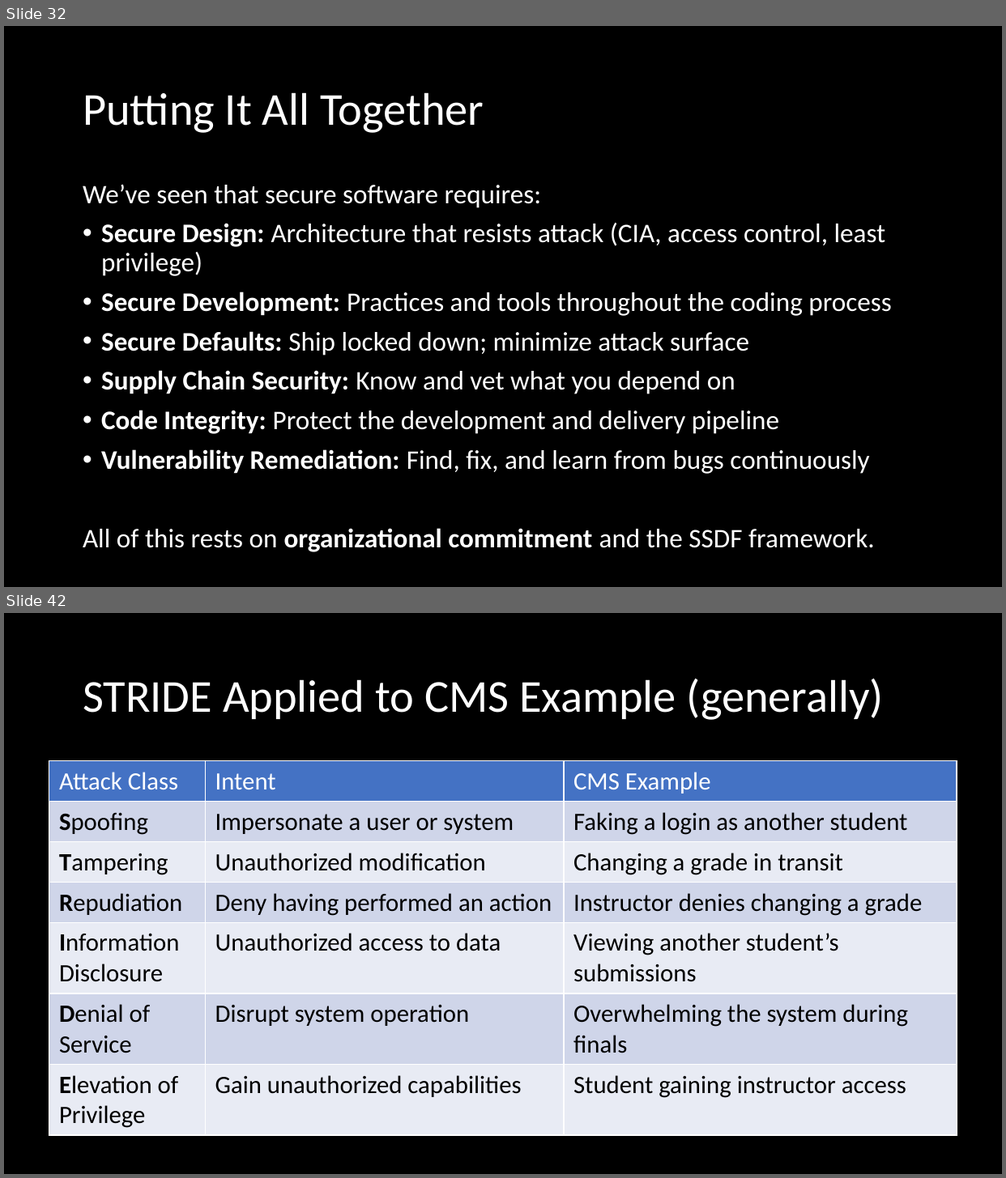
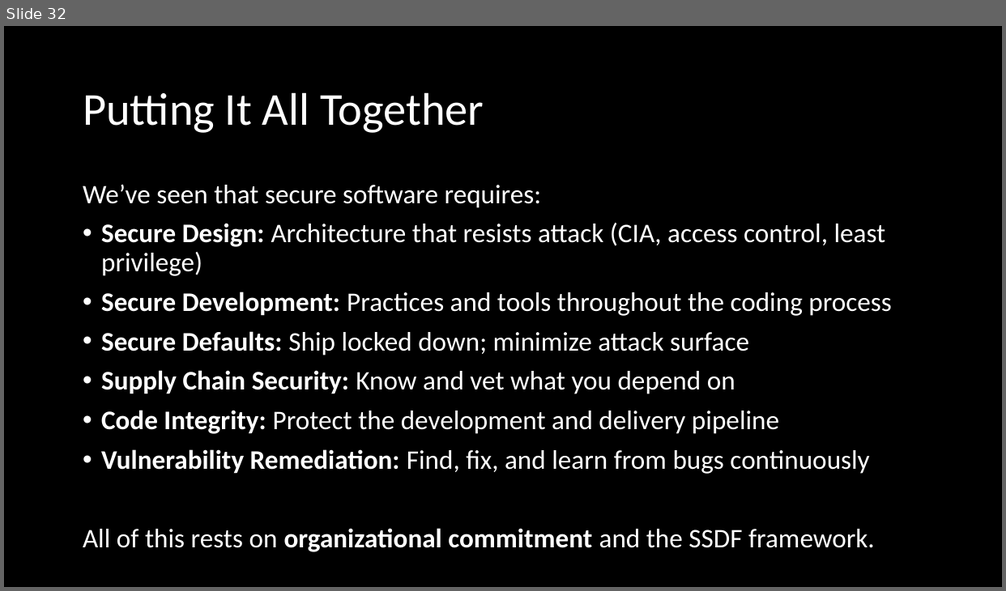
Before and after one commit to mwhicks1/mhicks-www, a slide deck: static/courses/cis-7000-spring2026/downloads/SSEM-security-by-design.pptx. Shown one above the other, each under a label of ours: slides 32 and 42 before the commit, slide 32 after it; the slides between them are not shown. The pictures are 1006x1178 and 1006x591 pixels, drawn with LibreOffice and Linux fonts; fonts in the diff are those of the drawing. Boxes give left, top, right and bottom in pixels: in the first picture for what was removed or moved away, otherwise in the second. Text is boxed around its words. In the diff, an @@ line names an element or a change of style, - is before the commit and + after.

```diff
--- a/static/courses/cis-7000-spring2026/downloads/SSEM-security-by-design.pptx
+++ b/static/courses/cis-7000-spring2026/downloads/SSEM-security-by-design.pptx
@@ slide 42 removed at (4,613,1002,1174), background #000000 @@
@@ title removed at (83,679,884,720) @@
-STRIDE Applied to CMS Example (generally)
@@ table removed at (49,760,956,1131), 7 rows, 3 columns @@
-Attack Class | Intent | CMS Example
-Spoofing | Impersonate a user or system | Faking a login as another student
-Tampering | Unauthorized modification | Changing a grade in transit
-Repudiation | Deny having performed an action | Instructor denies changing a grade
-Information Disclosure | Unauthorized access to data | Viewing another student’s submissions
-Denial of Service | Disrupt system operation | Overwhelming the system during finals
-Elevation of Privilege | Gain unauthorized capabilities | Student gaining instructor access
```
Also in this commit, not shown: 2 slides changed, 15 other slides removed, 1 other file.
